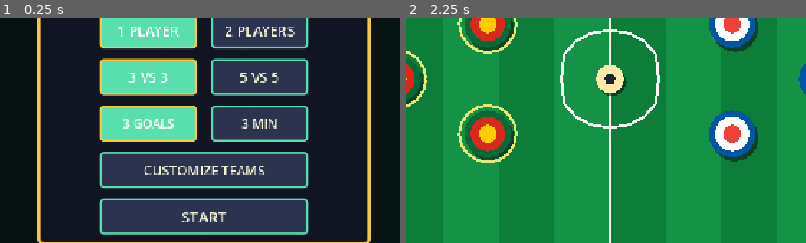
Above: before the commit, frames 1-2 (left to right).
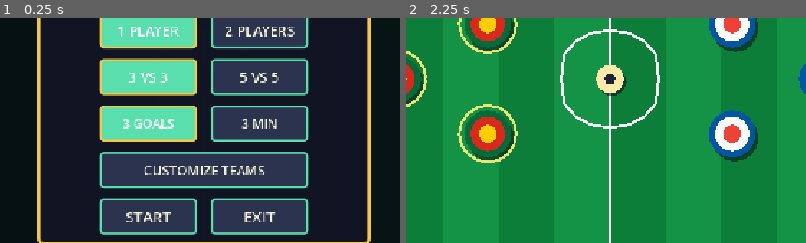
Above: after the commit, the same moments.

Repository: thokem74/3-vs-3
Game: Godot game, scene res://scenes/main.tscn
Two runs of this game, one before a commit and one after it. Both use one fixed random seed, a clock stepped at 60 frames per second and the inputs below.
Inputs:
- Up to frame 1 (0.25 s): no input
- Up to frame 2 (2.25 s): click "1 PLAYER" at 0.5 s; click "1 PLAYER" at 1.25 s; click "START" at 2 s
The pictures show only the part of the screen within x 24-74%, y 36-86%; the shares and areas given below are measured in that part.

The runs differ from the first frame. In frame 1, 1.5% of the frame differs, in the area x 31-69%, y 80-97%; in frame 2, nothing differs.

Commit message:
menu edited

Diff:
--- a/scenes/main.tscn
+++ b/scenes/main.tscn
@@ -829,6 +829,19 @@
 [node name="Start" type="Button" parent="Interface/Menu/Panel"]
 offset_left = 90.0
 offset_top = 412.0
+offset_right = 230.0
+offset_bottom = 464.0
+theme_override_colors/font_color = Color(0.95, 0.96, 0.84, 1)
+theme_override_colors/font_hover_color = Color(0.06, 0.08, 0.12, 1)
+theme_override_font_sizes/font_size = 22
+theme_override_styles/normal = SubResource("Style_button")
+theme_override_styles/hover = SubResource("Style_button_hover")
+theme_override_styles/pressed = SubResource("Style_button_hover")
+text = "START"
+
+[node name="Exit" type="Button" parent="Interface/Menu/Panel"]
+offset_left = 250.0
+offset_top = 412.0
 offset_right = 390.0
 offset_bottom = 464.0
 theme_override_colors/font_color = Color(0.95, 0.96, 0.84, 1)
@@ -837,7 +850,7 @@
 theme_override_styles/normal = SubResource("Style_button")
 theme_override_styles/hover = SubResource("Style_button_hover")
 theme_override_styles/pressed = SubResource("Style_button_hover")
-text = "START"
+text = "EXIT"
 
 [node name="TeamCustomization" type="Control" parent="Interface"]
 visible = false
--- a/scripts/main.gd
+++ b/scripts/main.gd
@@ -107,6 +107,7 @@
 	)
 	$Interface/Menu/Panel/CustomizeTeams.pressed.connect(_show_team_customization)
 	$Interface/Menu/Panel/Start.pressed.connect(_start_match)
+	$Interface/Menu/Panel/Exit.pressed.connect(_exit_game)
 	$Interface/HUD/MenuButton.pressed.connect(_show_menu)
 	$Interface/EndPanel/Panel/PlayAgain.pressed.connect(_restart_match)
 	$Interface/EndPanel/Panel/MainMenu.pressed.connect(_show_menu)
@@ -239,6 +240,10 @@
 	_start_match()
 
 
+func _exit_game() -> void:
+	get_tree().quit()
+
+
 func _update_team_hud() -> void:
 	var team_one_name := team_customization.get_team_name(1)
 	var team_two_name := team_customization.get_team_name(2)
